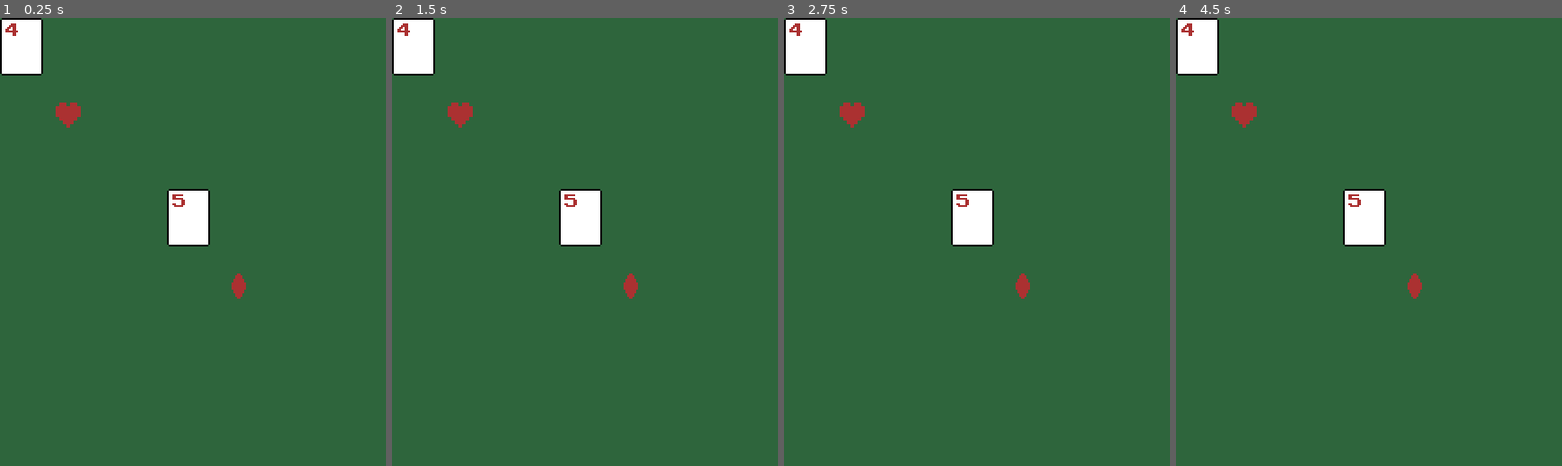
Above: before the commit, frames 1-4 (left to right).
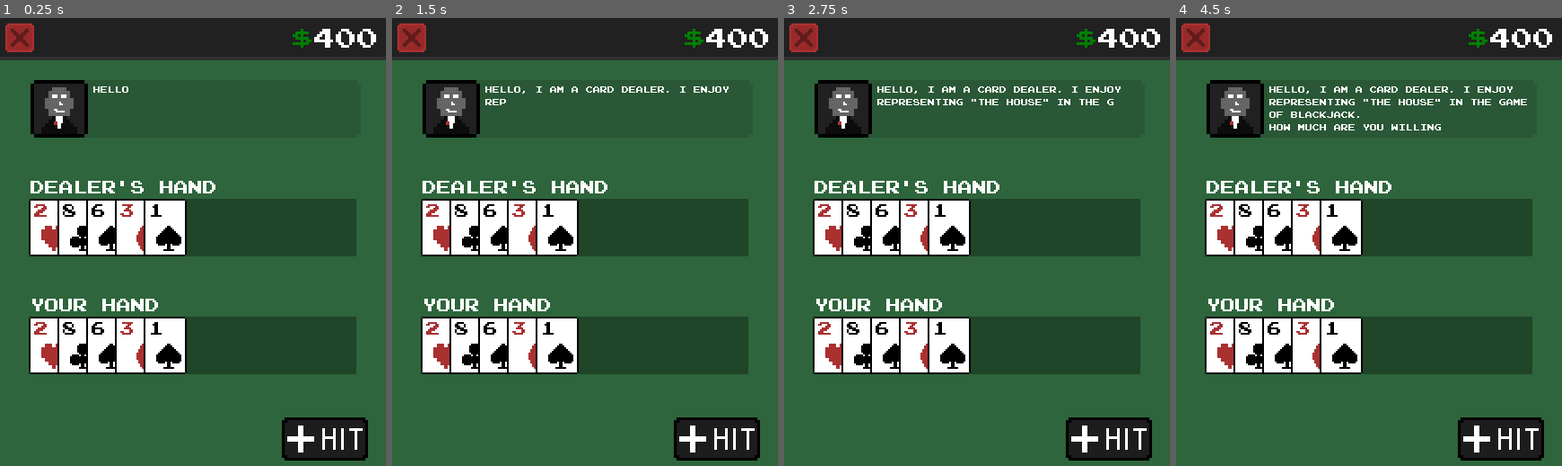
Above: after the commit, the same moments.

Repository: Ichicoro/godot-blackjack
Game: Godot game, scene res://scenes/GameView.tscn
The game is run twice, just before and just after one commit, with the same random seed, the same clock (stepped at 60 frames per second) and the same inputs.
Inputs (mouse positions are in pixels of both pictures, inside the frame that each line leads up to):
- Up to frame 1 (0.25 s): no input
- Up to frame 2 (1.5 s): click (716, 439) at 0.52 s; click (716, 439) at 1.27 s
- Up to frame 3 (2.75 s): click (1108, 439) at 2.02 s
- Up to frame 4 (4.5 s): tap Enter at 2.75 s

The runs differ from the first frame. In frame 1, 37% of the frame differs, in the area x 0-100%, y 0-99%; in frame 2, 37%; in frame 3, 37%; in frame 4, 38%.
Error before the commit: Invalid set index 'text' (on base: 'null instance') with value of type 'String'. (res://scripts/Card.gd:83)

Commit message:
So much stuff lmaooo

Diff:
--- /dev/null
+++ b/assets/big_font.tres
@@ -0,0 +1,7 @@
+[gd_resource type="DynamicFont" load_steps=2 format=2]
+
+[ext_resource path="res://assets/PressStart2P.ttf" type="DynamicFontData" id=1]
+
+[resource]
+size = 24
+font_data = ExtResource( 1 )
--- /dev/null
+++ b/assets/small_table_font.tres
@@ -0,0 +1,7 @@
+[gd_resource type="DynamicFont" load_steps=2 format=2]
+
+[ext_resource path="res://assets/PressStart2P.ttf" type="DynamicFontData" id=1]
+
+[resource]
+size = 8
+font_data = ExtResource( 1 )
--- /dev/null
+++ b/assets/table_font.tres
@@ -0,0 +1,6 @@
+[gd_resource type="DynamicFont" load_steps=2 format=2]
+
+[ext_resource path="res://assets/PressStart2P.ttf" type="DynamicFontData" id=1]
+
+[resource]
+font_data = ExtResource( 1 )
--- a/project.godot
+++ b/project.godot
@@ -22,7 +22,7 @@
 
 config/name="Blackjack"
 run/main_scene="res://scenes/GameView.tscn"
-config/icon="res://icon.png"
+config/icon="res://assets/dealer_icon.png"
 
 [display]
 
@@ -34,7 +34,6 @@
 
 [gui]
 
-common/swap_ok_cancel=true
 theme/use_hidpi=true
 
 [rendering]
--- a/scenes/Card.tscn
+++ b/scenes/Card.tscn
@@ -8,34 +8,29 @@
 [node name="Card" type="Control"]
 anchor_right = 0.056
 anchor_bottom = 0.062
-margin_right = -0.079998
+margin_right = -0.0799999
 margin_bottom = 0.255999
 script = ExtResource( 2 )
 __meta__ = {
 "_edit_use_anchors_": false
 }
-card_type = 3
 
 [node name="Background" type="TextureRect" parent="."]
 anchor_right = 1.0
 anchor_bottom = 1.0
-margin_right = -1.90735e-06
+margin_top = 0.112968
+margin_right = -1.90735e-006
+margin_bottom = 0.11297
 texture = ExtResource( 4 )
 __meta__ = {
 "_edit_use_anchors_": false
 }
 
 [node name="CardSignTexture" type="TextureRect" parent="."]
-anchor_left = 1.0
-anchor_top = 1.0
-anchor_right = 1.0
-anchor_bottom = 1.0
-margin_left = -17.0
-margin_top = -17.0
-margin_right = -3.0
-margin_bottom = -3.0
-grow_horizontal = 0
-grow_vertical = 0
+margin_left = 7.0
+margin_top = 15.0
+margin_right = 21.0
+margin_bottom = 29.0
 texture = ExtResource( 3 )
 __meta__ = {
 "_edit_use_anchors_": false
@@ -48,7 +43,7 @@
 margin_bottom = 11.0
 custom_fonts/font = ExtResource( 1 )
 custom_colors/font_color = Color( 0, 0, 0, 1 )
-text = "3"
+text = "K"
 __meta__ = {
 "_edit_use_anchors_": false
 }
--- a/scenes/GameView.tscn
+++ b/scenes/GameView.tscn
@@ -1,40 +1,280 @@
-[gd_scene load_steps=4 format=2]
+[gd_scene load_steps=12 format=2]
 
 [ext_resource path="res://scenes/Card.tscn" type="PackedScene" id=1]
-
-[sub_resource type="GDScript" id=1]
-script/source = "extends Control
-
-const CardScene = preload(\"res://scenes/Card.tscn\")
-
+[ext_resource path="res://assets/table_font.tres" type="DynamicFont" id=2]
+[ext_resource path="res://assets/buttons/hit_button.png" type="Texture" id=3]
+[ext_resource path="res://assets/dealer_icon.png" type="Texture" id=4]
+[ext_resource path="res://scenes/TopBar.tscn" type="PackedScene" id=5]
+[ext_resource path="res://assets/small_table_font.tres" type="DynamicFont" id=6]
+[ext_resource path="res://assets/9patch.png" type="Texture" id=7]
+[ext_resource path="res://scripts/TableManager.gd" type="Script" id=8]
+
+[sub_resource type="StyleBoxFlat" id=1]
+bg_color = Color( 0.184314, 0.4, 0.239216, 1 )
+
+[sub_resource type="StyleBoxFlat" id=2]
+bg_color = Color( 0, 0, 0, 0.313726 )
+
+[sub_resource type="GDScript" id=3]
+script/source = "extends Label
+
+var changed = false
+
+# Called when the node enters the scene tree for the first time.
 func _ready():
-	pass
-	var card = CardScene.instance().init(Card.CardSign.HEARTS, Card.CardType.FOUR)
-	card.rect_scale = Vector2(2,2)
-	add_child(card)
+	visible_characters = 0
+	pass # Replace with function body.
+
+
+func set_text(text):
+	self.text = text
+	changed = true
+	visible_characters = 0
+
+
+func _on_TextTimer_timeout():
+	if visible_characters <= len(text):
+		visible_characters += 1
+	else:
+		changed = false
 "
 
-[sub_resource type="StyleBoxFlat" id=2]
-bg_color = Color( 0.184314, 0.4, 0.239216, 1 )
-
 [node name="Control" type="Control"]
 anchor_right = 1.0
 anchor_bottom = 1.0
-script = SubResource( 1 )
+script = ExtResource( 8 )
+__meta__ = {
+"_edit_use_anchors_": false
+}
 
 [node name="Panel" type="Panel" parent="."]
 anchor_right = 1.0
 anchor_bottom = 1.0
+margin_top = 0.263489
+margin_bottom = 0.263489
+custom_styles/panel = SubResource( 1 )
+__meta__ = {
+"_edit_use_anchors_": false
+}
+
+[node name="HandLabel" type="Label" parent="."]
+margin_left = 34.0
+margin_top = 312.0
+margin_right = 178.0
+margin_bottom = 334.0
+custom_fonts/font = ExtResource( 2 )
+text = "YOUR HAND"
+__meta__ = {
+"_edit_use_anchors_": false
+}
+
+[node name="HandPanel" type="Panel" parent="."]
+anchor_right = 1.0
+anchor_bottom = 1.0
+margin_left = 32.0
+margin_top = 332.0
+margin_right = -33.0
+margin_bottom = -116.0
 custom_styles/panel = SubResource( 2 )
 __meta__ = {
 "_edit_use_anchors_": false
 }
 
-[node name="Card2" parent="." instance=ExtResource( 1 )]
-margin_left = 185.661
-margin_top = 189.75
-margin_right = 185.581
-margin_bottom = 190.006
+[node name="GridContainer" type="GridContainer" parent="HandPanel"]
+anchor_right = 1.0
+anchor_bottom = 1.0
+margin_right = -183.0
+margin_bottom = -32.0
 rect_scale = Vector2( 2, 2 )
-card_type = 5
+custom_constants/hseparation = 16
+columns = 11
+__meta__ = {
+"_edit_use_anchors_": false
+}
+
+[node name="Card" parent="HandPanel/GridContainer" instance=ExtResource( 1 )]
+anchor_right = 0.0
+anchor_bottom = 0.0
+margin_right = 0.0
+margin_bottom = 0.0
+card_type = 2
+card_sign = 2
+
+[node name="Card2" parent="HandPanel/GridContainer" instance=ExtResource( 1 )]
+anchor_right = 0.0
+anchor_bottom = 0.0
+margin_left = 16.0
+margin_right = 16.0
+margin_bottom = 0.0
+card_type = 8
+
+[node name="Card3" parent="HandPanel/GridContainer" instance=ExtResource( 1 )]
+anchor_right = 0.0
+anchor_bottom = 0.0
+margin_left = 32.0
+margin_right = 32.0
+margin_bottom = 0.0
+card_type = 6
+card_sign = 3
+
+[node name="Card4" parent="HandPanel/GridContainer" instance=ExtResource( 1 )]
+anchor_right = 0.0
+anchor_bottom = 0.0
+margin_left = 48.0
+margin_right = 48.0
+margin_bottom = 0.0
+card_type = 3
 card_sign = 1
+
+[node name="Card5" parent="HandPanel/GridContainer" instance=ExtResource( 1 )]
+anchor_right = 0.0
+anchor_bottom = 0.0
+margin_left = 64.0
+margin_right = 64.0
+margin_bottom = 0.0
+card_type = 1
+card_sign = 3
+
+[node name="DealerLabel" type="Label" parent="."]
+margin_left = 34.0
+margin_top = 181.0
+margin_right = 242.0
+margin_bottom = 203.0
+custom_fonts/font = ExtResource( 2 )
+text = "DEALER'S HAND"
+__meta__ = {
+"_edit_use_anchors_": false
+}
+
+[node name="DealerPanel" type="Panel" parent="."]
+anchor_right = 1.0
+anchor_bottom = 1.0
+margin_left = 32.0
+margin_top = 201.0
+margin_right = -33.0
+margin_bottom = -247.0
+custom_styles/panel = SubResource( 2 )
+__meta__ = {
+"_edit_use_anchors_": false
+}
+
+[node name="GridContainer" type="GridContainer" parent="DealerPanel"]
+anchor_right = 1.0
+anchor_bottom = 1.0
+margin_right = -183.0
+margin_bottom = -32.0
+rect_scale = Vector2( 2, 2 )
+custom_constants/hseparation = 16
+columns = 11
+__meta__ = {
+"_edit_use_anchors_": false
+}
+
+[node name="Card" parent="DealerPanel/GridContainer" instance=ExtResource( 1 )]
+anchor_right = 0.0
+anchor_bottom = 0.0
+margin_right = 0.0
+margin_bottom = 0.0
+card_type = 2
+card_sign = 2
+
+[node name="Card2" parent="DealerPanel/GridContainer" instance=ExtResource( 1 )]
+anchor_right = 0.0
+anchor_bottom = 0.0
+margin_left = 16.0
+margin_right = 16.0
+margin_bottom = 0.0
+card_type = 8
+
+[node name="Card3" parent="DealerPanel/GridContainer" instance=ExtResource( 1 )]
+anchor_right = 0.0
+anchor_bottom = 0.0
+margin_left = 32.0
+margin_right = 32.0
+margin_bottom = 0.0
+card_type = 6
+card_sign = 3
+
+[node name="Card4" parent="DealerPanel/GridContainer" instance=ExtResource( 1 )]
+anchor_right = 0.0
+anchor_bottom = 0.0
+margin_left = 48.0
+margin_right = 48.0
+margin_bottom = 0.0
+card_type = 3
+card_sign = 1
+
+[node name="Card5" parent="DealerPanel/GridContainer" instance=ExtResource( 1 )]
+anchor_right = 0.0
+anchor_bottom = 0.0
+margin_left = 64.0
+margin_right = 64.0
+margin_bottom = 0.0
+card_type = 1
+card_sign = 3
+
+[node name="TextureButton" type="TextureButton" parent="."]
+margin_left = 313.817
+margin_top = 443.712
+margin_right = 345.817
+margin_bottom = 459.712
+rect_scale = Vector2( 3, 3 )
+texture_normal = ExtResource( 3 )
+__meta__ = {
+"_edit_use_anchors_": false
+}
+
+[node name="Control" parent="." instance=ExtResource( 5 )]
+
+[node name="Dealer" type="Control" parent="."]
+margin_left = 34.0
+margin_top = 69.0
+margin_right = 402.0
+margin_bottom = 133.0
+__meta__ = {
+"_edit_use_anchors_": false
+}
+
+[node name="NinePatchRect" type="NinePatchRect" parent="Dealer"]
+modulate = Color( 0.0941176, 0.0941176, 0.0941176, 0.184314 )
+margin_right = 92.0
+margin_bottom = 16.0
+rect_scale = Vector2( 4, 4 )
+texture = ExtResource( 7 )
+patch_margin_left = 2
+patch_margin_top = 2
+patch_margin_right = 2
+patch_margin_bottom = 2
+__meta__ = {
+"_edit_use_anchors_": false
+}
+
+[node name="DealerText" type="Label" parent="Dealer"]
+margin_left = 70.0
+margin_top = 7.0
+margin_right = 363.0
+margin_bottom = 59.0
+custom_fonts/font = ExtResource( 6 )
+text = "HELLO, I AM A CARD DEALER. I ENJOY REPRESENTING \"THE HOUSE\" IN THE GAME OF BLACKJACK.
+HOW MUCH ARE YOU WILLING TO BET?"
+autowrap = true
+script = SubResource( 3 )
+__meta__ = {
+"_edit_use_anchors_": false
+}
+
+[node name="DealerPicture" type="TextureRect" parent="Dealer"]
+margin_left = 0.218475
+margin_top = -0.0664978
+margin_right = 33.2185
+margin_bottom = 31.9335
+rect_scale = Vector2( 2, 2 )
+texture = ExtResource( 4 )
+__meta__ = {
+"_edit_use_anchors_": false
+}
+
+[node name="TextTimer" type="Timer" parent="Dealer"]
+wait_time = 0.05
+autostart = true
+[connection signal="timeout" from="Dealer/TextTimer" to="Dealer/DealerText" method="_on_TextTimer_timeout"]
--- /dev/null
+++ b/scenes/TopBar.tscn
@@ -0,0 +1,50 @@
+[gd_scene load_steps=4 format=2]
+
+[ext_resource path="res://assets/big_font.tres" type="DynamicFont" id=1]
+[ext_resource path="res://assets/buttons/exit_button.png" type="Texture" id=2]
+
+[sub_resource type="StyleBoxFlat" id=1]
+bg_color = Color( 0.133333, 0.133333, 0.133333, 1 )
+border_width_bottom = 4
+border_color = Color( 0.184314, 0.184314, 0.184314, 1 )
+
+[node name="Control" type="Control"]
+anchor_right = 1.0
+anchor_bottom = 0.092
+margin_bottom = -0.104004
+__meta__ = {
+"_edit_use_anchors_": false
+}
+
+[node name="Panel" type="Panel" parent="."]
+anchor_right = 1.0
+margin_bottom = 47.0
+custom_styles/panel = SubResource( 1 )
+__meta__ = {
+"_edit_use_anchors_": false
+}
+
+[node name="RichTextLabel" type="RichTextLabel" parent="Panel"]
+anchor_bottom = 1.0
+margin_left = 276.0
+margin_top = 12.0
+margin_right = 422.0
+margin_bottom = -9.0
+custom_fonts/normal_font = ExtResource( 1 )
+bbcode_enabled = true
+bbcode_text = "[right][color=green]$[/color]400[/right]"
+text = "$400"
+__meta__ = {
+"_edit_use_anchors_": false
+}
+
+[node name="TextureButton" type="TextureButton" parent="Panel"]
+margin_left = 6.0
+margin_top = 6.0
+margin_right = 22.0
+margin_bottom = 22.0
+rect_scale = Vector2( 2, 2 )
+texture_normal = ExtResource( 2 )
+__meta__ = {
+"_edit_use_anchors_": false
+}
--- a/scripts/Card.gd
+++ b/scripts/Card.gd
@@ -1,5 +1,6 @@
 extends Control
 class_name Card
+#signal ready
 
 tool
 
@@ -49,6 +50,7 @@
 	#print("CardSignTexture: ", $CardSignTexture)
 	$CardTypeLabel.text = get_type_name(self.card_type)
 	$CardSignTexture.texture = get_sign_icon(self.card_sign)
+	emit_signal("ready")
 
 
 static func get_sign_icon(card_sign):
@@ -79,6 +81,8 @@
 
 
 func card_type_set(new_card_type):
+	if not Engine.is_editor_hint():
+		yield(self, "ready")
 	card_type = new_card_type
 	$CardTypeLabel.text = get_type_name(self.card_type)
 
@@ -87,6 +91,8 @@
 
 
 func card_sign_set(new_card_sign):
+	if not Engine.is_editor_hint():
+		yield(self, "ready")
 	card_sign = new_card_sign
 	$CardSignTexture.texture = get_sign_icon(self.card_sign)
 	if card_sign == CardSign.DIAMONDS:
--- /dev/null
+++ b/scripts/TableManager.gd
@@ -0,0 +1,8 @@
+extends Control
+
+const CardScene = preload("res://scenes/Card.tscn")
+
+func _ready():
+	pass
+#	var card = CardScene.instance().init(Card.CardSign.HEARTS, Card.CardType.FOUR)
+#	$HandPanel/GridContainer.add_child(card)
Binary file added: assets/9patch.png
Not shown, added: assets/9patch.png.import
Binary file added: assets/buttons/exit_button.png
Not shown, added: assets/buttons/exit_button.png.import
Binary file added: assets/buttons/hit_button.png
Not shown, added: assets/buttons/hit_button.png.import
Binary file added: assets/dealer_icon.png
Not shown, added: assets/dealer_icon.png.import
